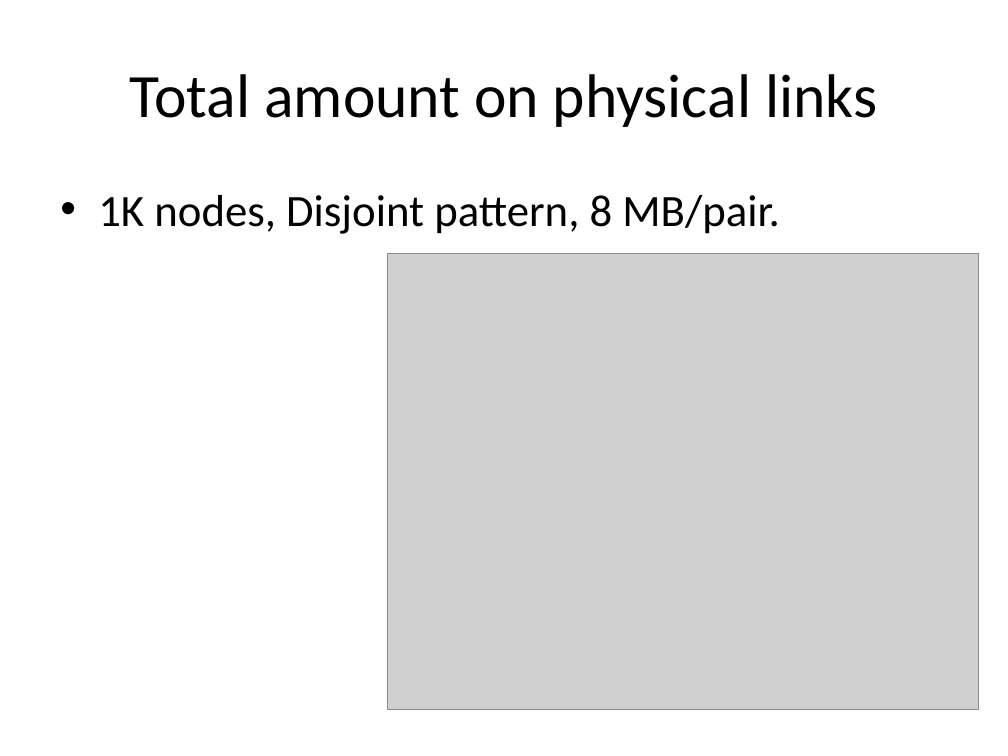
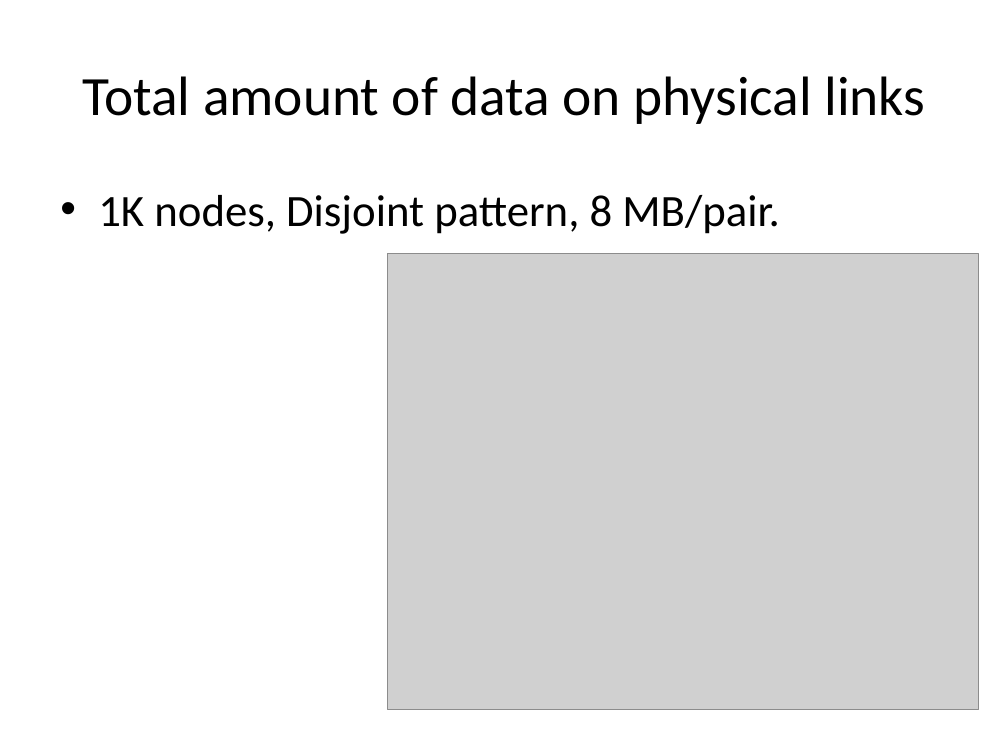
Before and after one commit to huyba/optiq, a slide deck: slide 7 of docs/Meeting_June_19.pptx. Drawn at 1008x756 pixels with LibreOffice and Linux fonts; fonts in the diff are those of the drawing; grey boxes stand for pictures. Boxes give left, top, right and bottom in pixels: in the first picture for what was removed or moved away, otherwise in the second. Text is boxed around its words. In the diff, an @@ line names an element or a change of style, - is before the commit and + after.

```diff
--- a/docs/Meeting_June_19.pptx
+++ b/docs/Meeting_June_19.pptx
@@ title at (82, 76, 925, 124): text changed; size 44 to 39.6 pt @@
-Total amount on physical links
+Total amount of data on physical links
```
Also in this commit, not shown: 8 other slides changed.
